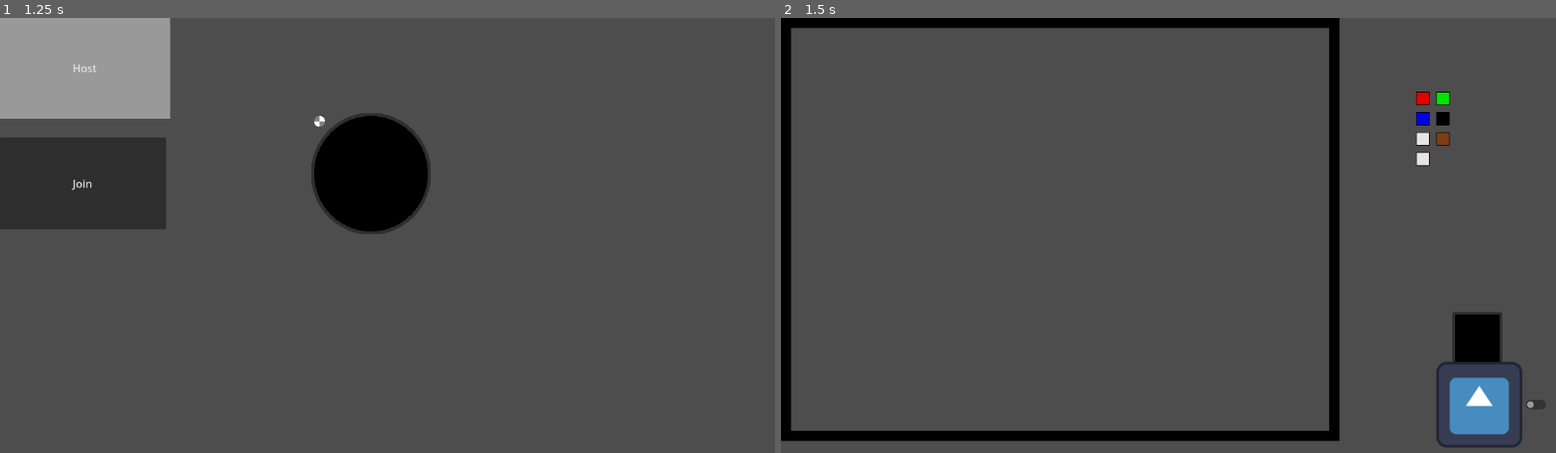
Above: before the commit, frames 1-2 (left to right).
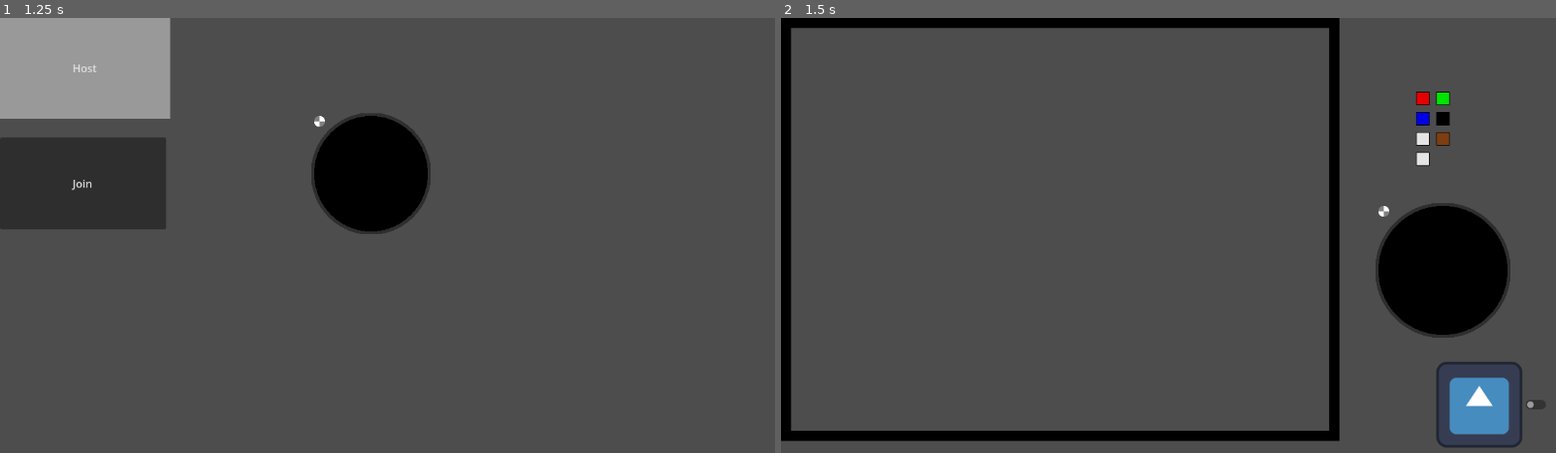
Above: after the commit, the same moments.

Repository: banana67676/Pitch-It-2025-2026
Game: Godot game, scene res://Scenes/Multiplayer Menu/Multiplayer_Menu.tscn
Two runs of this game, one before a commit and one after it. Both use one fixed random seed, a clock stepped at 60 frames per second and the inputs below. The engine's default icon, where the game draws it, is replaced by a stand-in: a white triangle on a blue panel in a dark square.
Inputs (mouse positions are in pixels of both pictures, inside the frame that each line leads up to):
- Up to frame 1 (1.25 s): tap Enter at 0.5 s; move the mouse to (558, 213) at 0.52 s; press the mouse at (558, 213) at 0.53 s
- Up to frame 2 (1.5 s): release the mouse at (1339, 213) at 1.25 s; click "Host" at 1.25 s

Frame 1 is identical in both runs. In frame 2, 4.7% of the frame differs, in the area x 76-95%, y 42-80%.

Commit message:
Integrated color picker shader

Diff:
--- a/Drawing/Drawing.tscn
+++ b/Drawing/Drawing.tscn
@@ -1,10 +1,11 @@
-[gd_scene load_steps=5 format=3 uid="uid://ukycayh8nnxn"]
+[gd_scene load_steps=6 format=3 uid="uid://ukycayh8nnxn"]
 
 [ext_resource type="Script" path="res://Drawing/drawing.gd" id="1_nhb1v"]
 [ext_resource type="Texture2D" uid="uid://cibo4eikjhyt2" path="res://icon.svg" id="2_8do3q"]
+[ext_resource type="PackedScene" uid="uid://cbndp01wsxkrr" path="res://UI/ColorPicker.tscn" id="2_o4gb6"]
 [ext_resource type="Texture2D" uid="uid://cj0vpgo4t3ro7" path="res://Assets/drawborder.svg" id="3_ndbog"]
 
-[sub_resource type="Theme" id="Theme_hqtqv"]
+[sub_resource type="SceneReplicationConfig" id="SceneReplicationConfig_8fswx"]
 
 [node name="DrawingScene" type="Node2D"]
 script = ExtResource("1_nhb1v")
@@ -18,15 +19,14 @@
 [node name="ColorPicker" type="Node2D" parent="Control"]
 position = Vector2(968, 508)
 
-[node name="ColorPickerButton" type="ColorPickerButton" parent="Control/ColorPicker"]
-offset_left = 30.0
-offset_top = -70.0
-offset_right = 104.0
-offset_bottom = 9.0
-theme = SubResource("Theme_hqtqv")
-
 [node name="ColorPalette" type="Node2D" parent="Control/ColorPicker"]
 position = Vector2(-24, -398)
+
+[node name="ColorPickerButton" parent="Control/ColorPicker" instance=ExtResource("2_o4gb6")]
+offset_left = -84.0
+offset_top = -232.0
+offset_right = 116.0
+offset_bottom = -32.0
 
 [node name="HSlider" type="HSlider" parent="Control"]
 layout_mode = 0
@@ -47,5 +47,8 @@
 position = Vector2(415, 315)
 texture = ExtResource("3_ndbog")
 
+[node name="MultiplayerSynchronizer" type="MultiplayerSynchronizer" parent="."]
+replication_config = SubResource("SceneReplicationConfig_8fswx")
+
 [connection signal="color_changed" from="Control/ColorPicker/ColorPickerButton" to="." method="_on_color_picker_button_color_changed"]
 [connection signal="toggled" from="Control/DrawEraseToggle" to="." method="_on_draw_erase_toggle_toggled"]
--- a/Drawing/drawing.gd
+++ b/Drawing/drawing.gd
@@ -92,7 +92,6 @@
 
 
 
-
 func _on_draw_erase_toggle_toggled(toggled_on: bool) -> void:
 	if toggled_on:
 		mode = drawing_modes.ERASE
